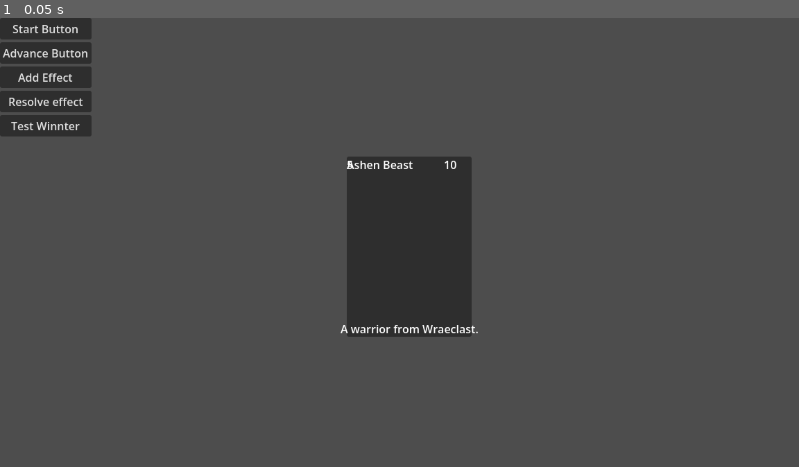
Above: before the commit, frame 1.
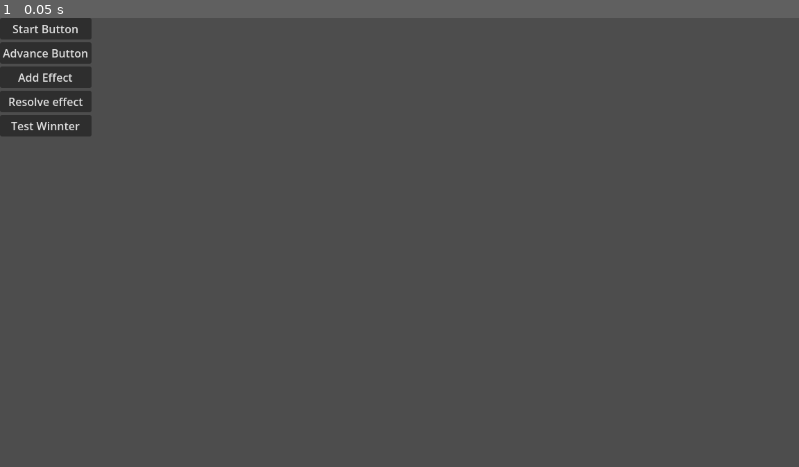
Above: after the commit, the same moment.

Repository: RakinARPG/Poe2Cartitas
Game: Godot game, scene res://game/scenes/test/GameTest.tscn
The game is run twice, just before and just after one commit, with the same random seed, the same clock (stepped at 60 frames per second) and the same inputs.
Inputs:
- Up to frame 1 (0.05 s): no input

The runs differ from the first frame. In frame 1, 6.1% of the frame differs, in the area x 42-60%, y 30-72%.

Commit message:
feat: deck manager

Diff:
--- /dev/null
+++ b/game/core/DeckManager.gd
@@ -0,0 +1,60 @@
+extends Node
+
+signal deck_empty
+
+
+var current_deck: DeckConfig
+
+var draw_pile: Array[CardData] = []
+
+
+
+func load_deck(deck_config: DeckConfig):
+
+	current_deck = deck_config
+
+	draw_pile.clear()
+
+	for card in current_deck.cards:
+
+		draw_pile.append(card)
+
+	shuffle_deck()
+
+	print(
+		"Deck loaded with ",
+		draw_pile.size(),
+		" cards"
+	)
+
+
+func shuffle_deck():
+
+	draw_pile.shuffle()
+
+	print("Deck shuffled")
+
+
+func draw_card() -> CardData:
+
+	if draw_pile.is_empty():
+
+		print("Deck Empty")
+
+		deck_empty.emit()
+
+		return null
+
+	var card = draw_pile.pop_front()
+
+	print(
+		"Drew card: ",
+		card.card_name
+	)
+
+	return card
+
+
+func cards_remaining() -> int:
+
+	return draw_pile.size()
--- a/game/scenes/cards/CardNode.tscn
+++ b/game/scenes/cards/CardNode.tscn
@@ -23,14 +23,17 @@
 layout_mode = 1
 anchors_preset = 10
 anchor_right = 1.0
-offset_bottom = 23.0
+offset_top = 28.0
+offset_bottom = 51.0
 grow_horizontal = 2
+horizontal_alignment = 1
 
 [node name="CostLabel" type="Label" parent="." unique_id=1227513958]
 unique_name_in_owner = true
 layout_mode = 1
 offset_right = 40.0
 offset_bottom = 23.0
+horizontal_alignment = 2
 
 [node name="PowerLabel" type="Label" parent="." unique_id=1759168713]
 unique_name_in_owner = true
--- a/game/scenes/test/GameTest.gd
+++ b/game/scenes/test/GameTest.gd
@@ -7,6 +7,8 @@
 @onready var resolve_button = $CanvasLayer/VBoxContainer/ResolveEffectsButton
 @onready var winner_button = $CanvasLayer/VBoxContainer/TestWinnerButton
 
+var test_deck
+
 const CardScene = preload(
 	"res://game/scenes/cards/CardNode.tscn"
 )
@@ -14,17 +16,11 @@
 func _ready():
 
 	print("GameTest Ready")
-
+#temporal
 	connect_buttons()
-
-	#Temporalmente
-	var test_card = load(
-	"res://game/cards/generated/ashen_beast.tres")
-	var card = CardScene.instantiate()
-	add_child(card)
-	card.position = Vector2(500, 200)
-	card.setup(test_card)
-
+	test_deck = load(
+	"res://game/cards/decks/deck_reveal.tres")
+	DeckManager.load_deck(test_deck)
 
 func connect_buttons():
 
@@ -93,7 +89,12 @@
 		null,
 		{}
 	)
-
+	var drawn_card = DeckManager.draw_card()
+	if drawn_card != null:
+		print(
+		"Card Drawn: ",
+		drawn_card.card_name
+		)
 
 func _on_resolve_effects_pressed():
 
--- a/project.godot
+++ b/project.godot
@@ -20,6 +20,7 @@
 TurnManager="*uid://bfb3gys72lx7x"
 EffectResolver="*uid://dby2jh548rd46"
 LocationManager="*uid://ypwmsw0mekd"
+DeckManager="*uid://e15bj4qpiyog"
 
 [physics]
 
Not shown, added: game/core/DeckManager.gd.uid
